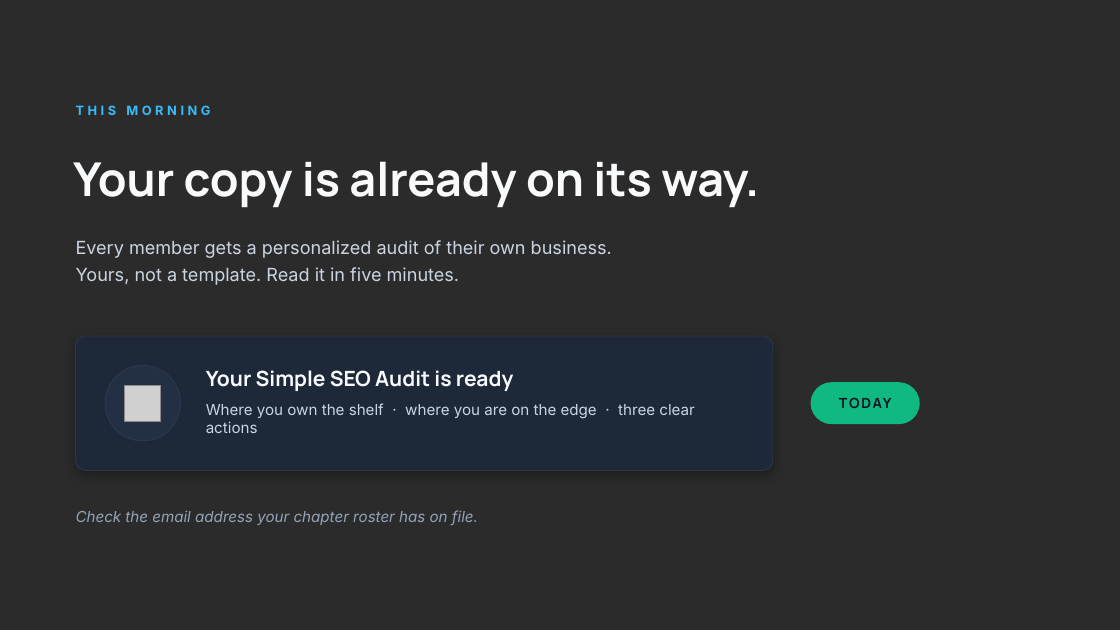
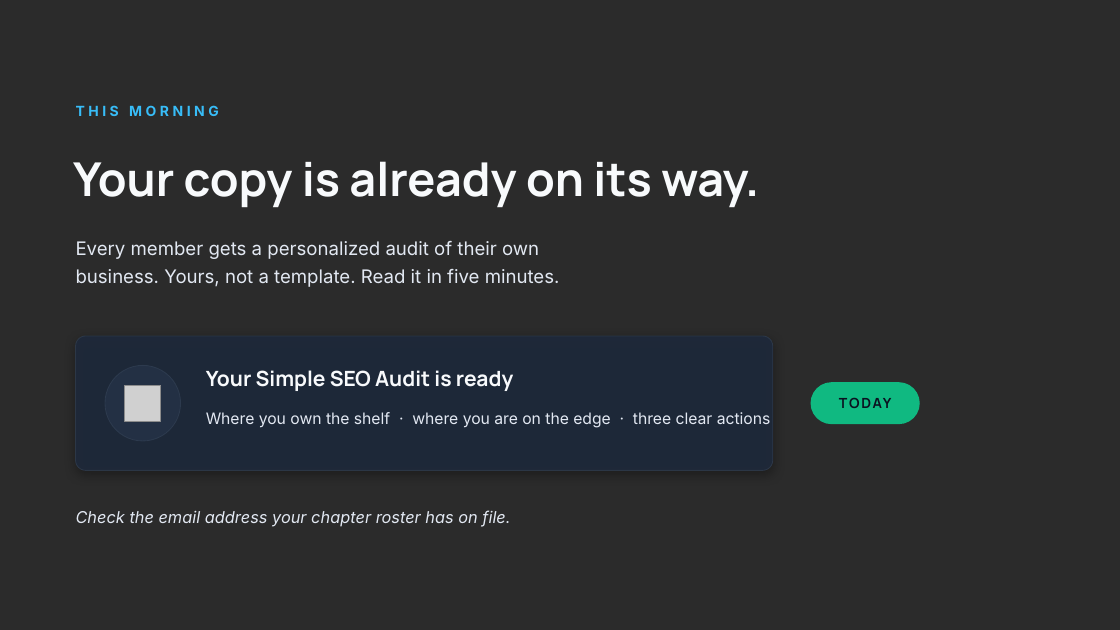
Before and after one commit to forge-dev-studio/client-reports, a slide deck: slide 12 of bni-2026/deck-8373f356/demystifying-seo.pptx. Drawn at 1120x630 pixels with LibreOffice and Linux fonts; fonts in the diff are those of the drawing; grey boxes stand for pictures; background and template pictures are left out; a plain dark background stands for a picture behind light text. Boxes give left, top, right and bottom in pixels: in the first picture for what was removed or moved away, otherwise in the second. Text is boxed around its words. In the diff, an @@ line names an element or a change of style, - is before the commit and + after.

```diff
--- a/bni-2026/deck-8373f356/demystifying-seo.pptx
+++ b/bni-2026/deck-8373f356/demystifying-seo.pptx
@@ text "THIS MORNING" at (76, 105, 219, 116): size 11 to 12 pt @@
@@ text "Every member gets a personalized ..." at (76, 241, 560, 287): size 15.5 to 16 pt, text colour #CBD5E1 to #E2E8F2 @@
@@ text "Where you own the shelf ..." at (206, 412, 771, 428): size 13 to 13.5 pt, text colour #CBD5E1 to #E2E8F2 @@
@@ text "Check the email address your ..." at (76, 510, 510, 527): size 13 to 14 pt, text colour #94A3B8 to #E2E8F2 @@
```
Also in this commit, not shown: 12 other slides changed, 1 other file.
